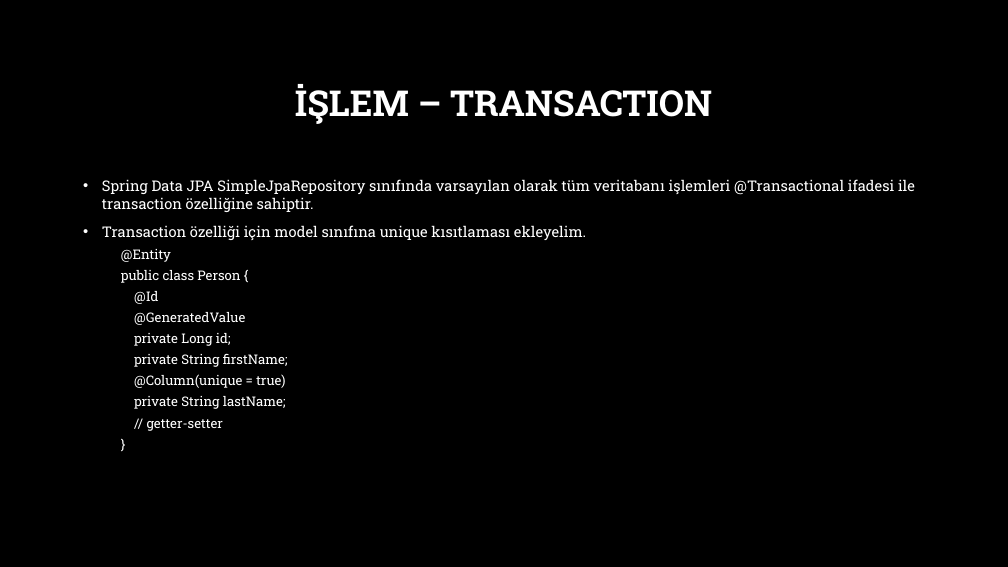
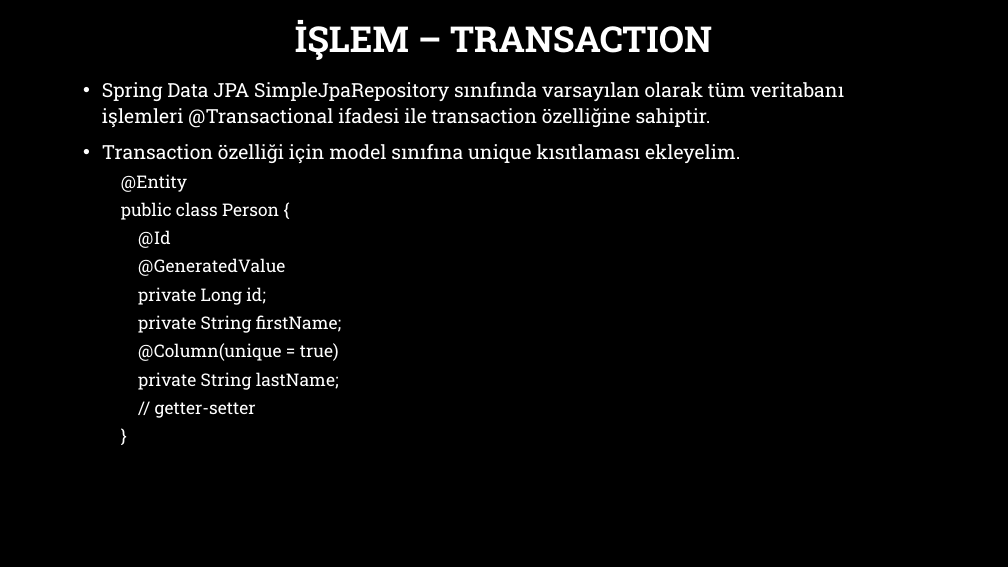
Before and after one commit to burakduman-bilgeadam/sunum, a slide deck: slide 43 of Spring/7-spring-data-jpa-hibernate.pptx (slide 41 before the commit). Drawn at 1008x567 pixels with LibreOffice and Linux fonts; fonts in the diff are those of the drawing; background and template pictures are left out. Boxes give left, top, right and bottom in pixels: in the first picture for what was removed or moved away, otherwise in the second. Text is boxed around its words. In the diff, an @@ line names an element or a change of style, - is before the commit and + after.

```diff
--- a/Spring/7-spring-data-jpa-hibernate.pptx
+++ b/Spring/7-spring-data-jpa-hibernate.pptx
@@ title "İŞLEM – TRANSACTION": place and size @@
-title "İŞLEM – TRANSACTION" at box(295, 84, 712, 124)
+title "İŞLEM – TRANSACTION" at box(295, 20, 712, 60)
@@ text "Spring Data JPA SimpleJpaRepository sınıfında ...": place and size @@
-text "Spring Data JPA SimpleJpaRepository sınıfında ..." at box(102, 179, 915, 431)
+text "Spring Data JPA SimpleJpaRepository sınıfında ..." at box(102, 82, 844, 418)
@@ text "Spring Data JPA SimpleJpaRepository sınıfında ..." at box(102, 82, 844, 418): size 14 to 18.5 pt in "Spring Data JPA SimpleJpaRepository sınıfında varsayılan ola ...", "Transaction özelliği için model sınıfına unique kısıtlaması ..."; size 12.6 to 16.6 pt in "@Entity", "public class Person {", "@Id", "@GeneratedValue" and 6 more places; line spacing 1 to 1.1 @@
```
Also in this commit, not shown: 9 other slides changed, 4 slides added.
